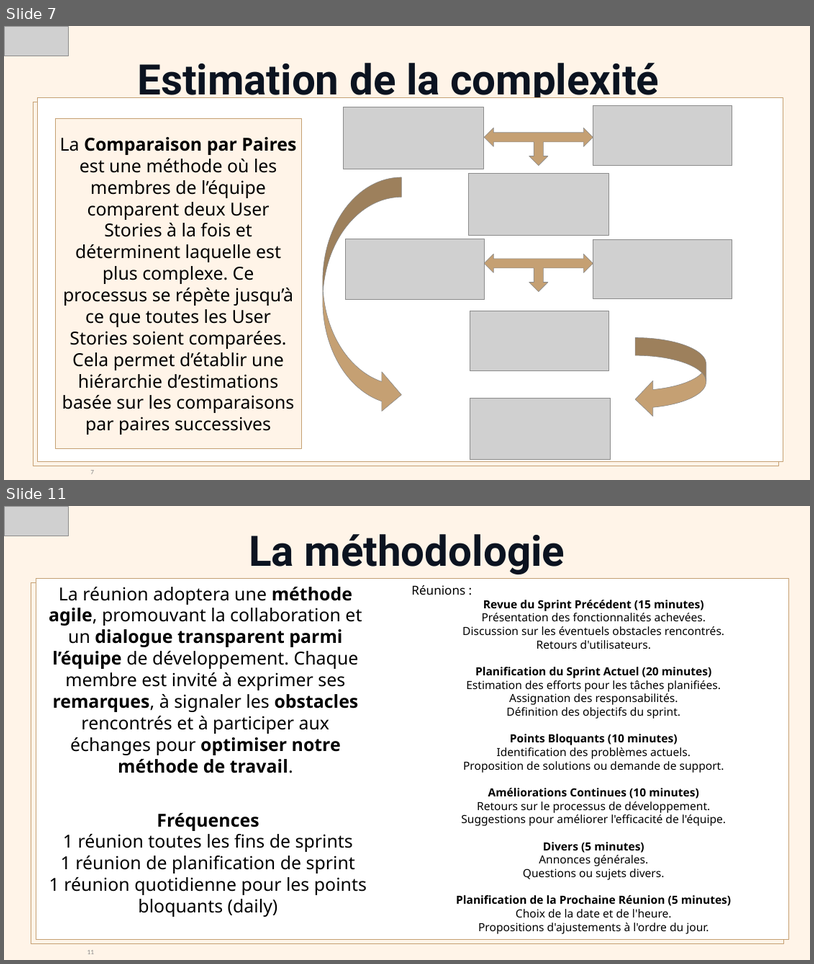
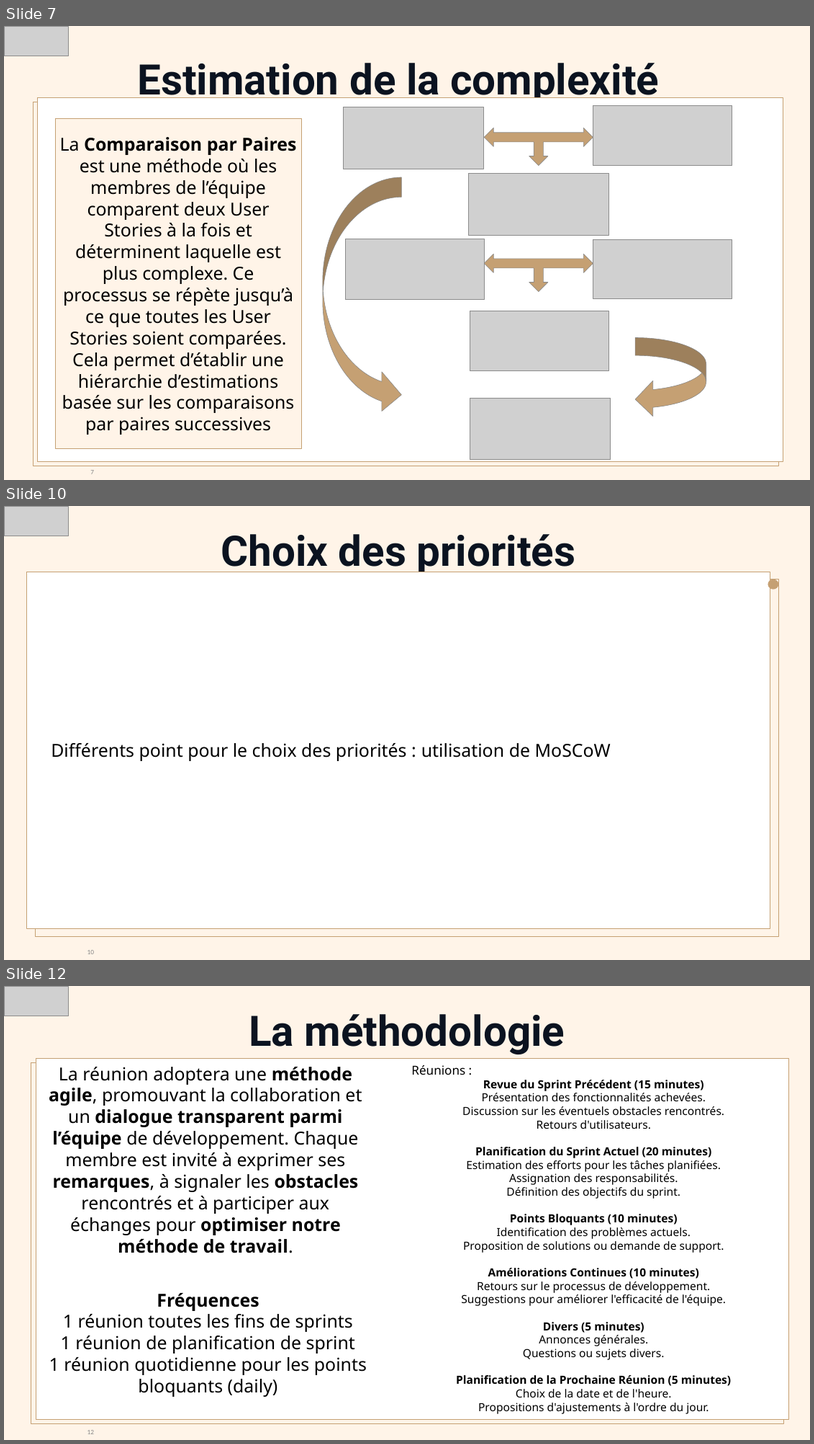
Before and after one commit to Weeskin/P7_-_Planifiez_le_developpement_du_site_de_votre_client, a slide deck: 3_Gestion_projet/Sourice_Pierre_3_kanban_08022024.pptx. Shown one above the other, each under a label of ours: slides 7 and 11 before the commit, slides 7, 10 and 12 after it; the slides between them are not shown. The pictures are 814x964 and 814x1444 pixels, drawn with LibreOffice and Linux fonts; fonts in the diff are those of the drawing; grey boxes stand for pictures. Boxes give left, top, right and bottom in pixels: in the first picture for what was removed or moved away, otherwise in the second. Text is boxed around its words. In the diff, an @@ line names an element or a change of style, - is before the commit and + after.

```diff
--- a/3_Gestion_projet/Sourice_Pierre_3_kanban_08022024.pptx
+++ b/3_Gestion_projet/Sourice_Pierre_3_kanban_08022024.pptx
@@ slide 10 added at (x1=4, y1=506, x2=810, y2=960), background #FFF4E8 @@
@@ picture added at (x1=4, y1=506, x2=68, y2=536) @@
@@ text added at (x1=221, y1=534, x2=576, y2=572), 75 pt, text #0B1320, bold @@
+Choix des priorités
@@ rectangle added at (x1=27, y1=572, x2=771, y2=929), fill #FFFFFF, outline #C5A073 0.75 pt, 32 pt, text #000000 @@
+Différents point pour le choix des priorités : utilisation de MoSCoW
@@ rectangle added at (x1=36, y1=579, x2=779, y2=937), outline #C5A073 0.75 pt @@
@@ freeform shape added at (x1=769, y1=579, x2=779, y2=590), fill #C5A073 @@
@@ page number added at (x1=88, y1=950, x2=94, y2=954), 12 pt, text #888888 @@
+10
@@ what was slide 11 is now slide 12 @@
```
Also in this commit, not shown: 4 slides changed, 3 other files.
